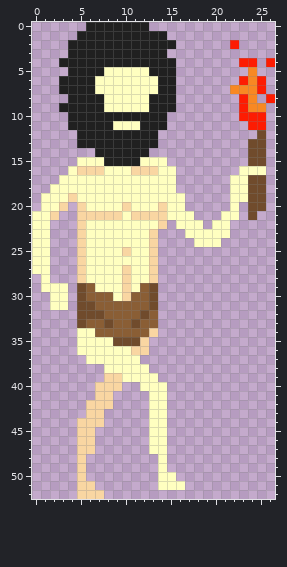
Two states of a pixel-art sprite, sprites/images/spr_player_move_2_3.png. That is the earlier state.
The file is 27x53 pixels.
And afterwards:
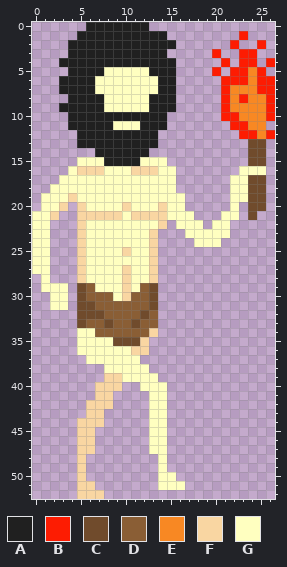
Palette (. is transparent): A #202020  B #fd1c02  C #704b2c  D #8a5e35  E #f88823  F #f9d6a2  G #ffffc0
The exact change:
The edit adds colour B in row 1 at x 23; in row 2 at x 25; in row 3 at x 20 and 23 to 24; in row 4 at x 21; in row 5 at x 20, 22 to 23 and 25; in row 6 at x 21 to 22 and 26.
The edit adds colour B in row 7 at x 21 and 26; in row 8 at x 21; in row 9 at x 21 and 26; in row 10 at x 21 to 22 and 26; in row 11 at x 22 to 23; in row 12 at x 23 to 24 and 26.
The edit adds colour E in row 8 at x 22 and 25; in row 9 at x 22.
Colour B gives way to colour E in row 9 at x 23; in row 10 at x 23 to 25; in row 11 at x 24 to 25.
Colour C gives way to colour E in row 12 at x 25.
Boxes around the changes in both pictures, in picture pixels (x1, y1, x2, y2):
changed: (212, 31, 275, 139)
